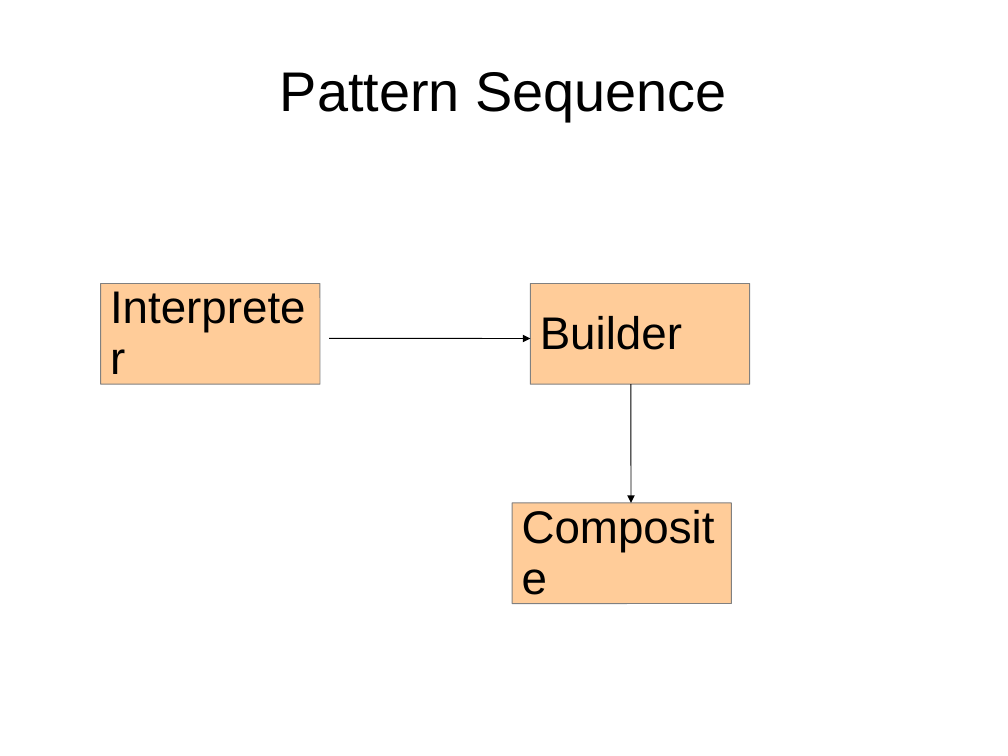
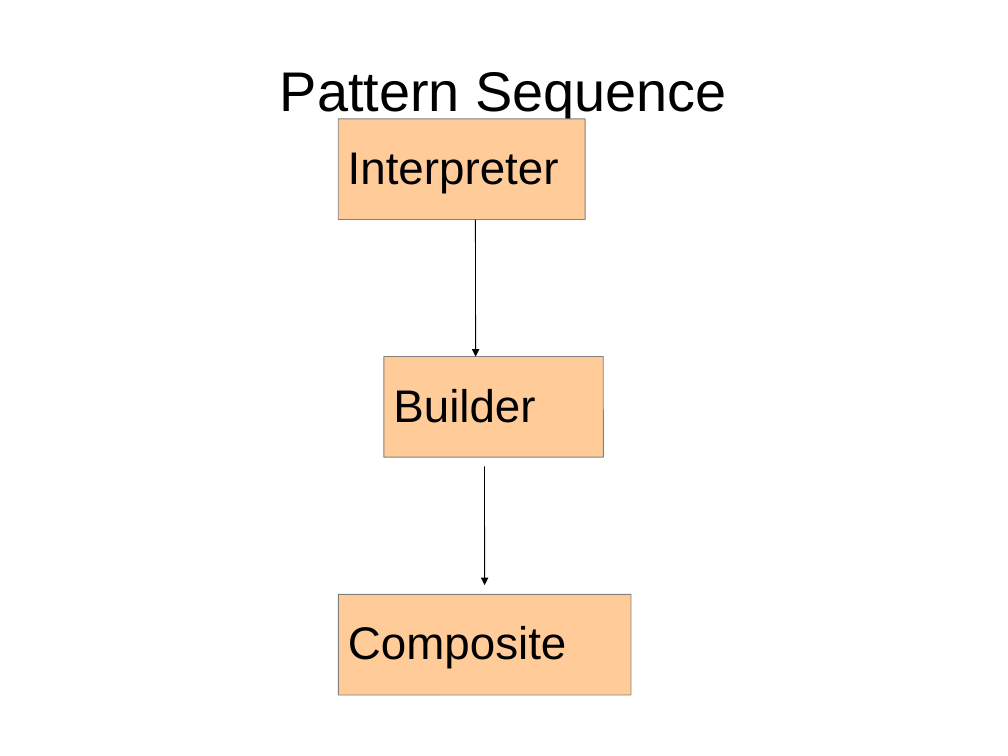
Before and after one commit to bpcrao/purnacode, a slide deck: slide 10 of ppts/Design Patterns by Example.ppt. Drawn at 1008x756 pixels with LibreOffice and Linux fonts; fonts in the diff are those of the drawing. Boxes give left, top, right and bottom in pixels: in the first picture for what was removed or moved away, otherwise in the second. Text is boxed around its words. In the diff, an @@ line names an element or a change of style, - is before the commit and + after.

```diff
--- a/ppts/Design Patterns by Example.ppt
+++ b/ppts/Design Patterns by Example.ppt
@@ rounded rectangle "Interpreter": place and size @@
-rounded rectangle "Interpreter" at [101,284,320,384]
+rounded rectangle "Interpreter" at [338,119,585,220]
@@ arrow moved from (329, 338) - (531, 338) to (476, 220) - (476, 357) @@
@@ rounded rectangle "Builder": place and size @@
-rounded rectangle "Builder" at [531,284,750,384]
+rounded rectangle "Builder" at [384,357,604,457]
@@ arrow moved from (631, 384) - (631, 503) to (485, 466) - (485, 585) @@
@@ rounded rectangle "Composite": place and size @@
-rounded rectangle "Composite" at [512,503,732,604]
+rounded rectangle "Composite" at [338,595,631,695]
```
Also in this commit, not shown: 6 other slides changed, 3 slides added, 1 slide removed, 3 other files.
